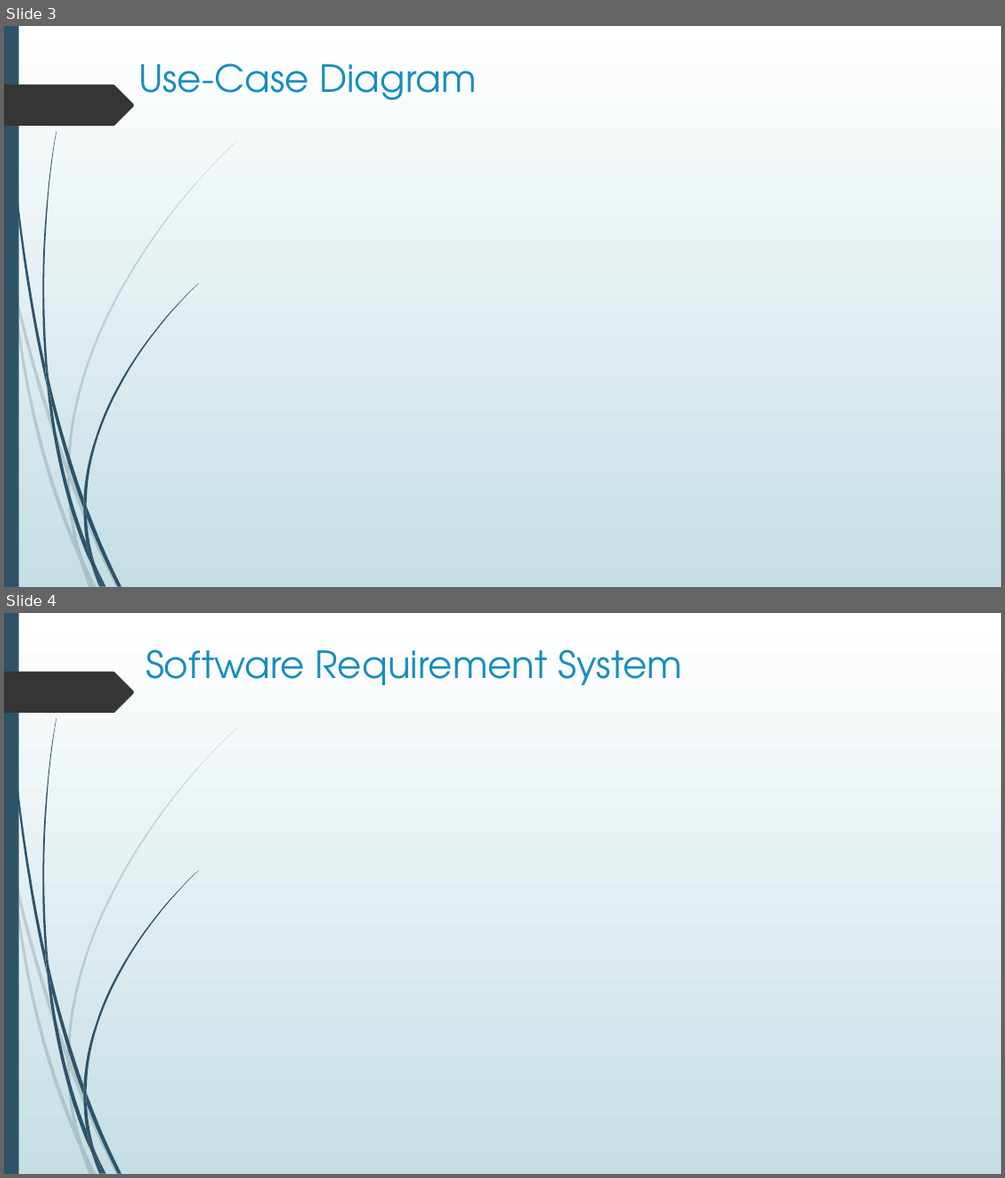
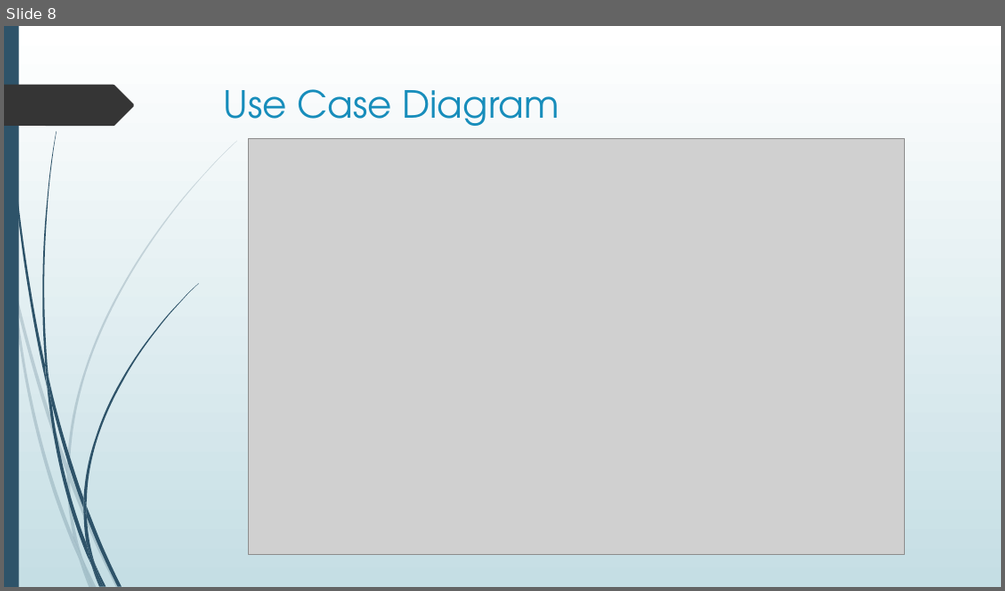
Before and after one commit to robel921/SE-TruckingCompanyMS, a slide deck: Documents/Project_Presentation1.pptx. Shown one above the other, each under a label of ours: slides 3 and 4 before the commit, slide 8 after it. The pictures are 1005x1178 and 1005x591 pixels, drawn with LibreOffice and Linux fonts; fonts in the diff are those of the drawing; grey boxes stand for pictures. Boxes give left, top, right and bottom in pixels: in the first picture for what was removed or moved away, otherwise in the second. Text is boxed around its words. In the diff, an @@ line names an element or a change of style, - is before the commit and + after.

```diff
--- a/Documents/Project_Presentation1.pptx
+++ b/Documents/Project_Presentation1.pptx
@@ slide 4 removed at (4,613,1001,1174), background gradient #FFFFFF to #C5DEE5; not listed: 24 template elements that a slide beside it also shows @@
@@ title removed at (146,649,682,685) @@
-Software Requirement System
@@ what was slide 3 is now slide 8 @@
@@ slide 8 changed as well @@
@@ title at (224,89,559,126): text changed @@
-Use-Case Diagram
+Use Case Diagram
@@ picture added at (249,138,905,555) @@
```
Also in this commit, not shown: 1 other slide changed, 18 slides added, 1 other slide removed.
